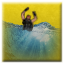
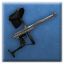
Two versions of the same layered image (64x64). Layer-by-layer changes:
added group "markergun" with 2 layers above "drowned" over [7, 6, 58, 58]
added layer "Ebene 47" in group "markergun" over [7, 7, 58, 58]
hid group "drowned" (1 layers) over [20, 6, 39, 32]
showed "blue" over [1, 1, 63, 63]
hid "Ebene 45" over [1, 19, 63, 63]
hid "gold" over [1, 1, 63, 63]
